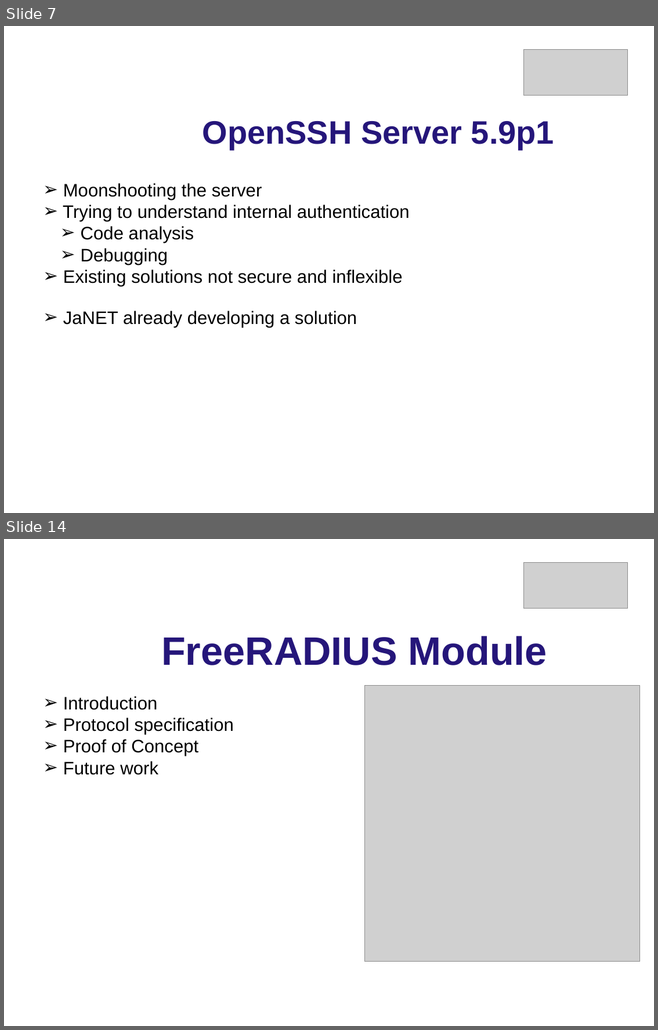
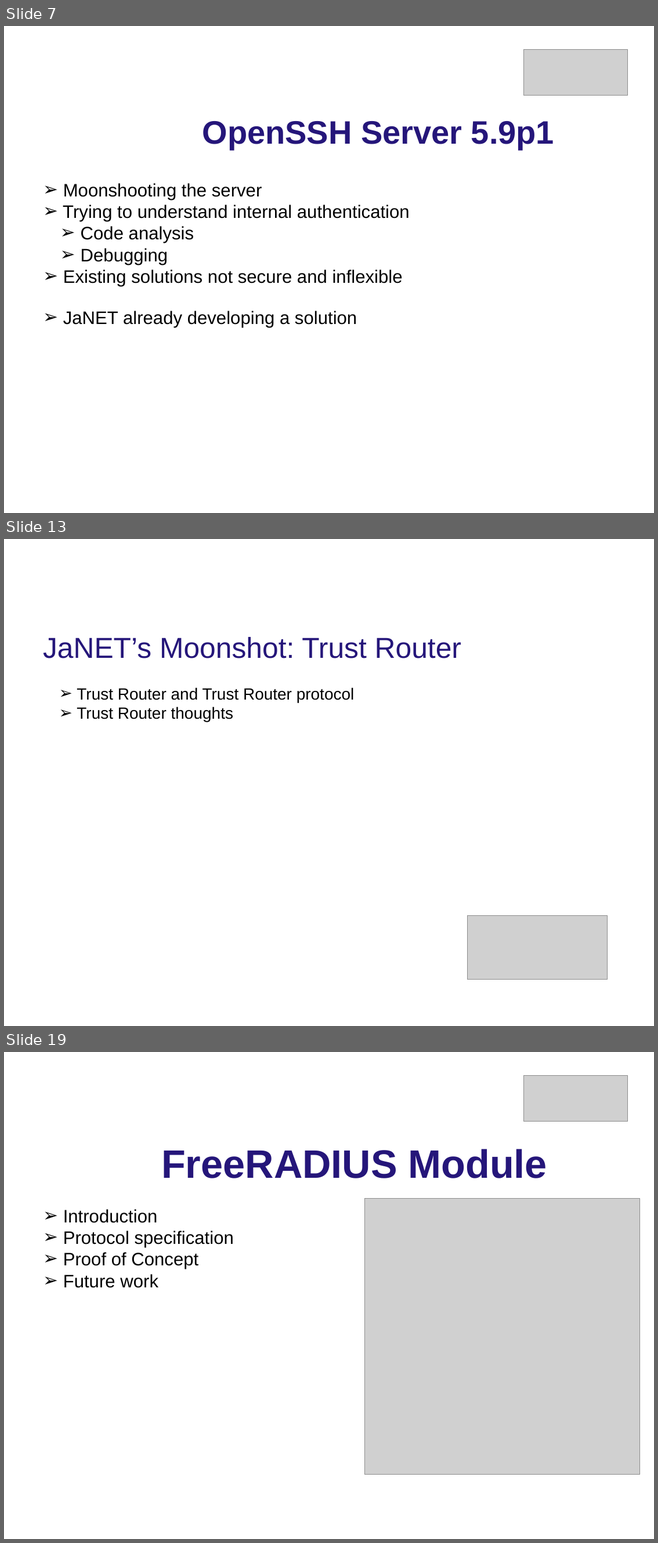
Before and after one commit to MoonshotNL/moonshotdocuments, a slide deck: Presentations/Final presentation.pptx. Shown one above the other, each under a label of ours: slides 7 and 14 before the commit, slides 7, 13 and 19 after it; the slides between them are not shown. The pictures are 658x1030 and 658x1543 pixels, drawn with LibreOffice and Linux fonts; fonts in the diff are those of the drawing; grey boxes stand for pictures; background and template pictures are left out. Boxes give left, top, right and bottom in pixels: in the first picture for what was removed or moved away, otherwise in the second. Text is boxed around its words. In the diff, an @@ line names an element or a change of style, - is before the commit and + after.

```diff
--- a/Presentations/Final presentation.pptx
+++ b/Presentations/Final presentation.pptx
@@ slide 13 added at (x1=4, y1=539, x2=654, y2=1026), background picture (left out) @@
@@ text added at (x1=43, y1=637, x2=461, y2=658), 32 pt, text #25167A @@
+JaNET’s Moonshot: Trust Router
@@ text added at (x1=76, y1=687, x2=354, y2=722), 18 pt, text #000000 @@
+➢ Trust Router and Trust Router protocol
+➢ Trust Router thoughts
@@ picture added at (x1=467, y1=916, x2=607, y2=980) @@
@@ what was slide 14 is now slide 19 @@
```
Also in this commit, not shown: 7 slides changed, 5 other slides added, 1 slide removed.
